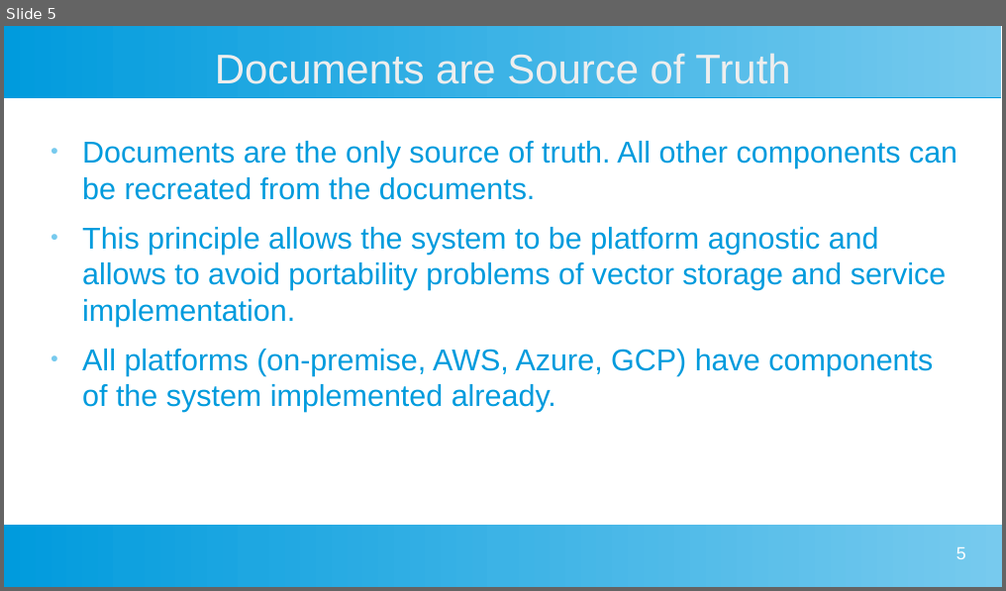
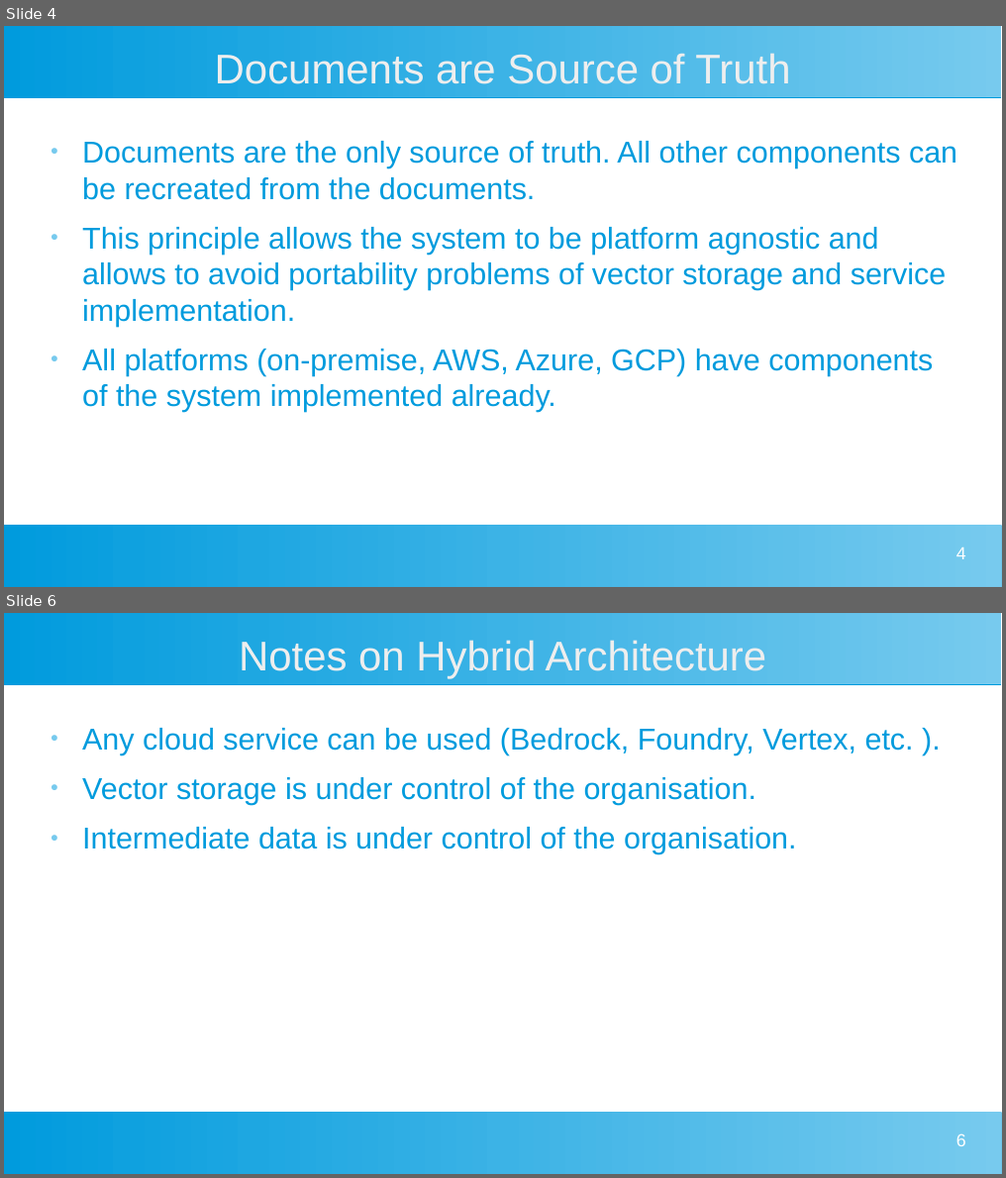
Before and after one commit to DarlowieTechnology/a_bridge_too_far, a slide deck: webapp/indexer/Indexer Architecture.pptx. Shown one above the other, each under a label of ours: slide 5 before the commit, slides 4 and 6 after it; the slides between them are not shown. The pictures are 1006x591 and 1006x1178 pixels, drawn with LibreOffice and Linux fonts; fonts in the diff are those of the drawing. Boxes give left, top, right and bottom in pixels: in the first picture for what was removed or moved away, otherwise in the second. Text is boxed around its words. In the diff, an @@ line names an element or a change of style, - is before the commit and + after.

```diff
--- a/webapp/indexer/Indexer Architecture.pptx
+++ b/webapp/indexer/Indexer Architecture.pptx
@@ slide 6 added at (x1=4, y1=613, x2=1002, y2=1174), background #FFFFFF; not listed: 2 template elements that a slide beside it also shows @@
@@ title added at (x1=239, y1=640, x2=766, y2=679), 33 pt, text #EEEEEE @@
+Notes on Hybrid Architecture
@@ text added at (x1=82, y1=728, x2=914, y2=855), 24 pt, text #009BDD @@
+● Any cloud service can be used (Bedrock, Foundry, Vertex, etc. ).
+● Vector storage is under control of the organisation.
+● Intermediate data is under control of the organisation.
@@ page number added at (x1=956, y1=1134, x2=966, y2=1147), 14 pt, text #FFFFFF @@
+6
@@ what was slide 5 is now slide 4 @@
@@ page number at (x1=956, y1=548, x2=966, y2=560): text changed @@
-5
+4
```
Also in this commit, not shown: 1 slide changed, 1 other slide added, 5 slides removed, 18 other files.
